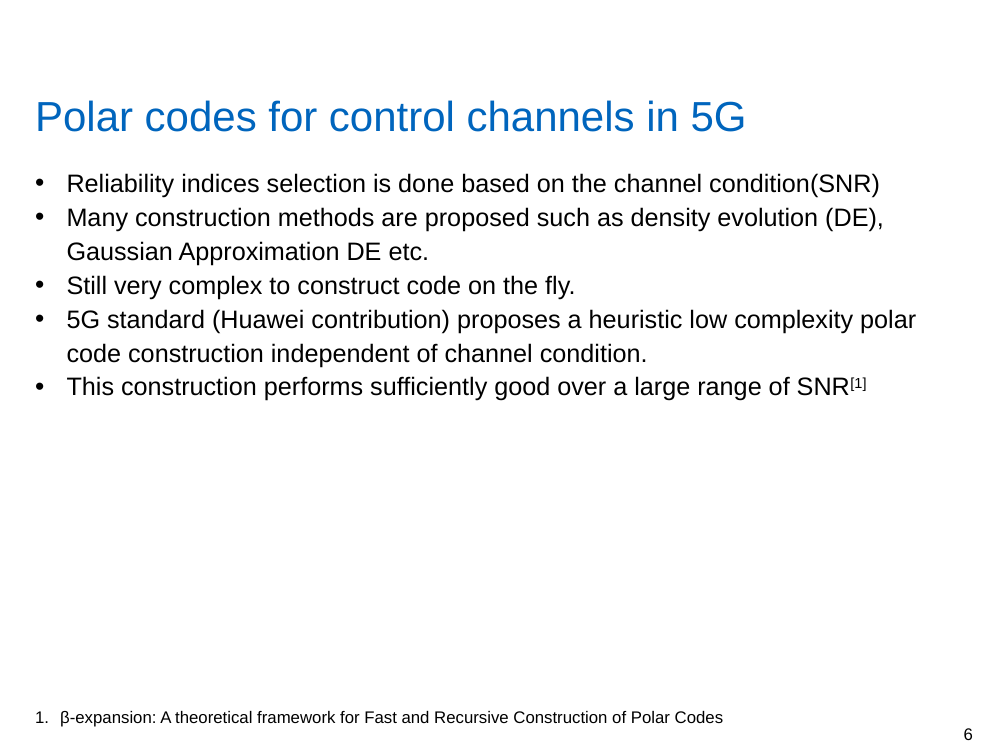
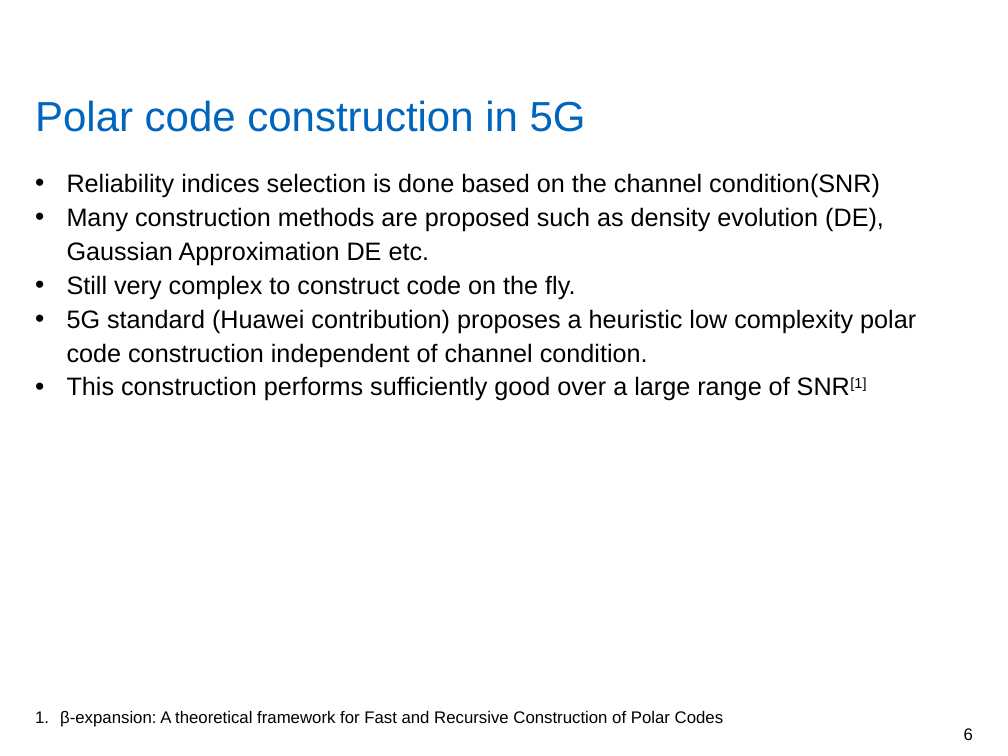
Before and after one commit to yadhu1961/thesis_5GPolorCodes, a slide deck: slide 6 of final_presentation/finalPpt.pptx. Drawn at 1008x756 pixels with LibreOffice and Linux fonts; fonts in the diff are those of the drawing; background and template pictures are left out. Boxes give left, top, right and bottom in pixels: in the first picture for what was removed or moved away, otherwise in the second. Text is boxed around its words. In the diff, an @@ line names an element or a change of style, - is before the commit and + after.

```diff
--- a/final_presentation/finalPpt.pptx
+++ b/final_presentation/finalPpt.pptx
@@ title at (35, 100, 586, 132): text changed @@
-Polar codes for control channels in 5G
+Polar code construction in 5G
```
Also in this commit, not shown: 12 other slides changed, 17 slides added, 1 slide removed, 8 other files.
